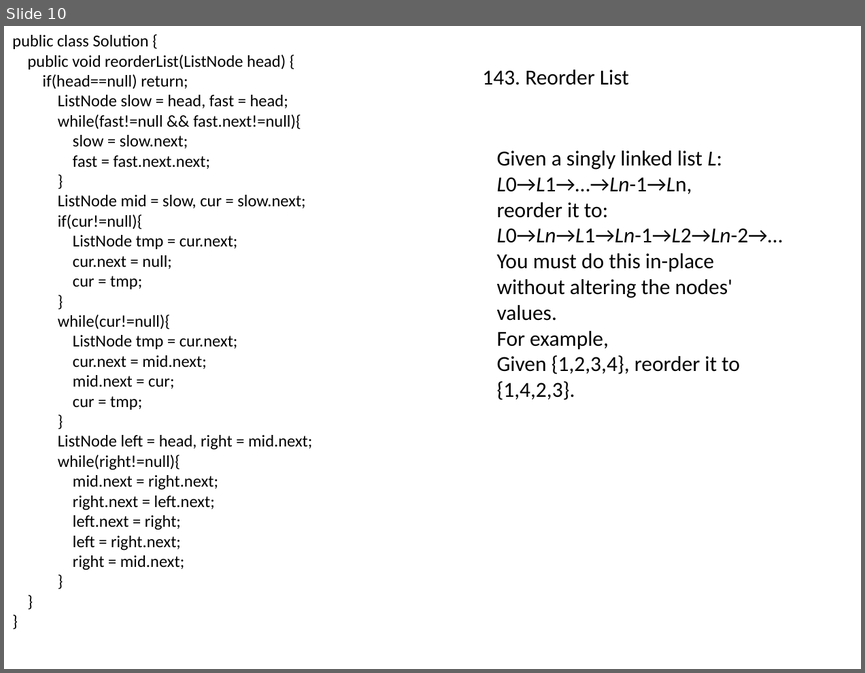
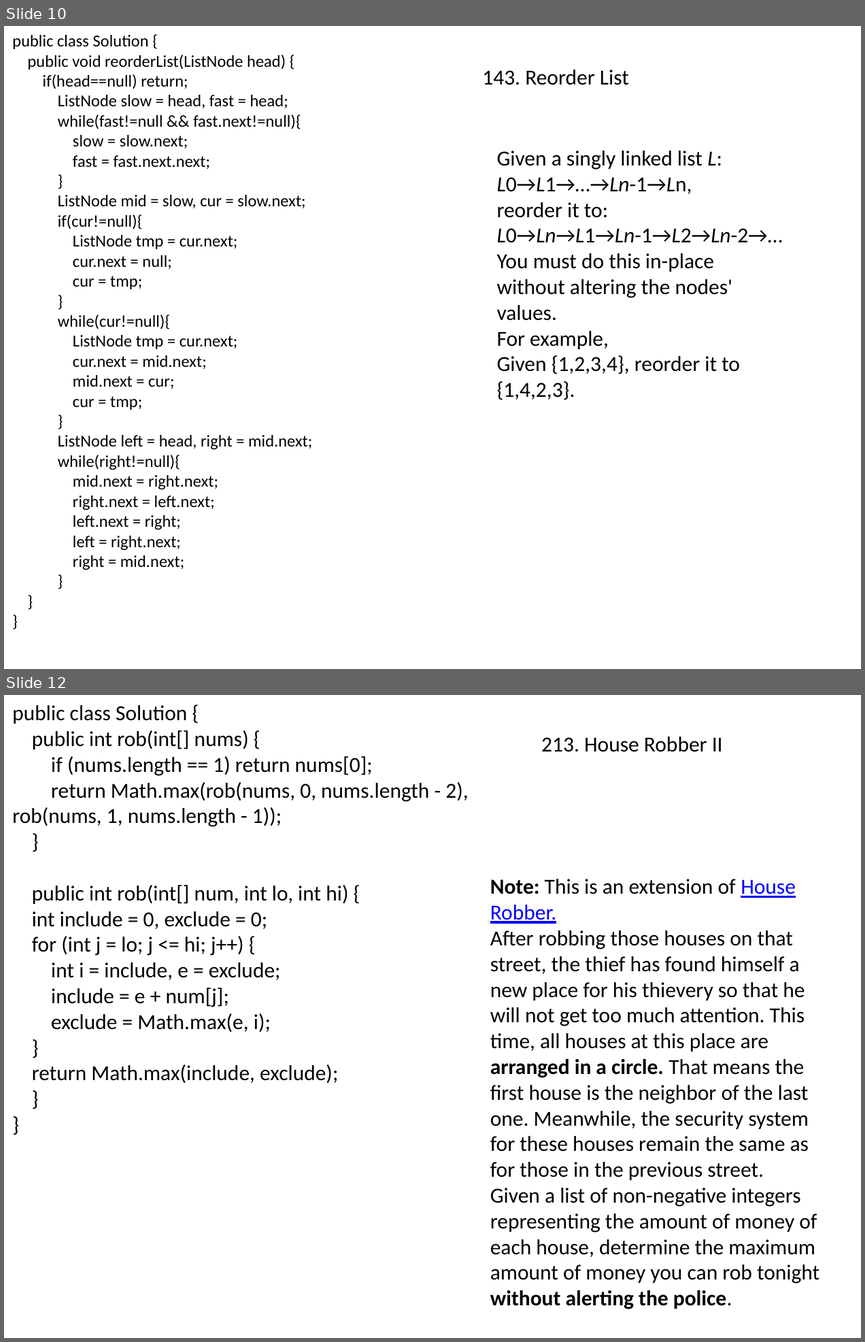
Before and after one commit to songwenxiao/LeetCode-Solutions, a slide deck: Basic/Leetcode.pptx. Shown one above the other, each under a label of ours: slide 10 before the commit, slides 10 and 12 after it; the slides between them are not shown. The pictures are 865x673 and 865x1342 pixels, drawn with LibreOffice and Linux fonts; fonts in the diff are those of the drawing. Boxes give left, top, right and bottom in pixels: in the first picture for what was removed or moved away, otherwise in the second. Text is boxed around its words. In the diff, an @@ line names an element or a change of style, - is before the commit and + after.

```diff
--- a/Basic/Leetcode.pptx
+++ b/Basic/Leetcode.pptx
@@ slide 12 added at bbox=[4, 695, 861, 1338], background #FFFFFF @@
@@ text added at bbox=[12, 705, 468, 1083], 18 pt, text #000000 @@
+public class Solution {
+public int rob(int[] nums) {
+if (nums.length == 1) return nums[0];
+return Math.max(rob(nums, 0, nums.length - 2), rob(nums, 1, nums.length - 1));
+}
+public int rob(int[] num, int lo, int hi) {
+int include = 0, exclude = 0;
+for (int j = lo; j <= hi; j++) {
+int i = include, e = exclude;
+include = e + num[j];
+exclude = Math.max(e, i);
+}
+return Math.max(include, exclude);
+}
+}
@@ text added at bbox=[541, 736, 723, 752], 18 pt, text #000000 @@
+213. House Robber II
@@ text added at bbox=[490, 879, 819, 1309], 18 pt, text #000000 @@
+Note: This is an extension of House Robber.
+After robbing those houses on that street, the thief has found himself a new place for his thievery so that he will not get too much attention. This time, all houses at this place are arranged in a circle. That means the first house is the neighbor of the last one. Meanwhile, the security system for these houses remain the same as for those in the previous street.
+Given a list of non-negative integers representing the amount of money of each house, determine the maximum amount of money you can rob tonight without alerting the police.
```
Also in this commit, not shown: 2 other slides added, 6 other files.
